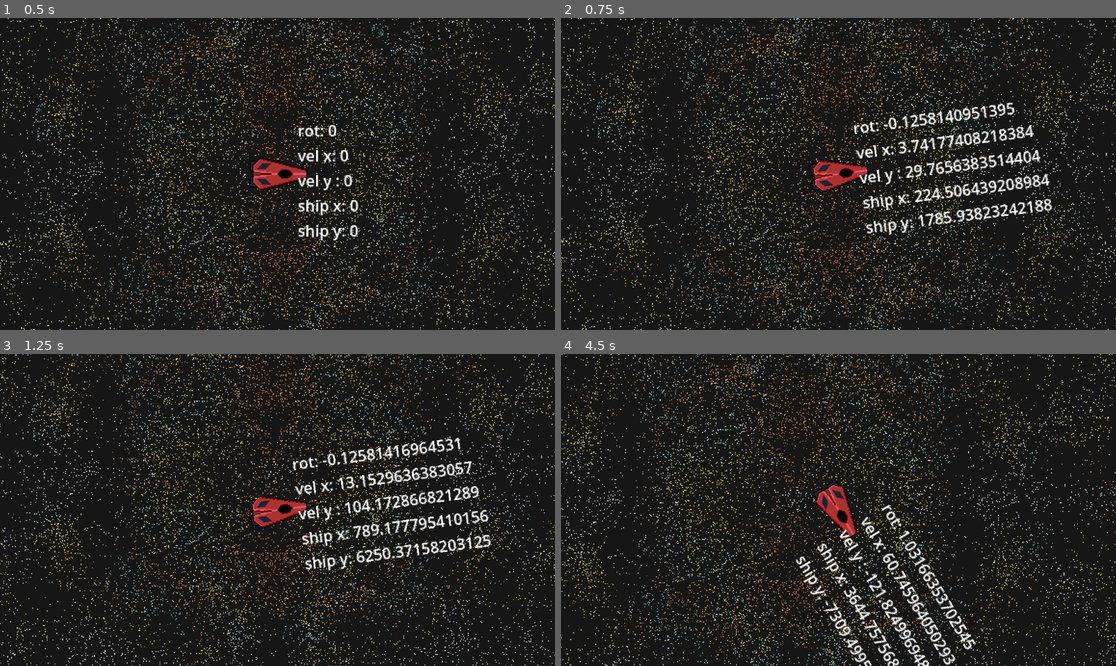
Above: before the commit, frames 1-4 (two rows, left to right).
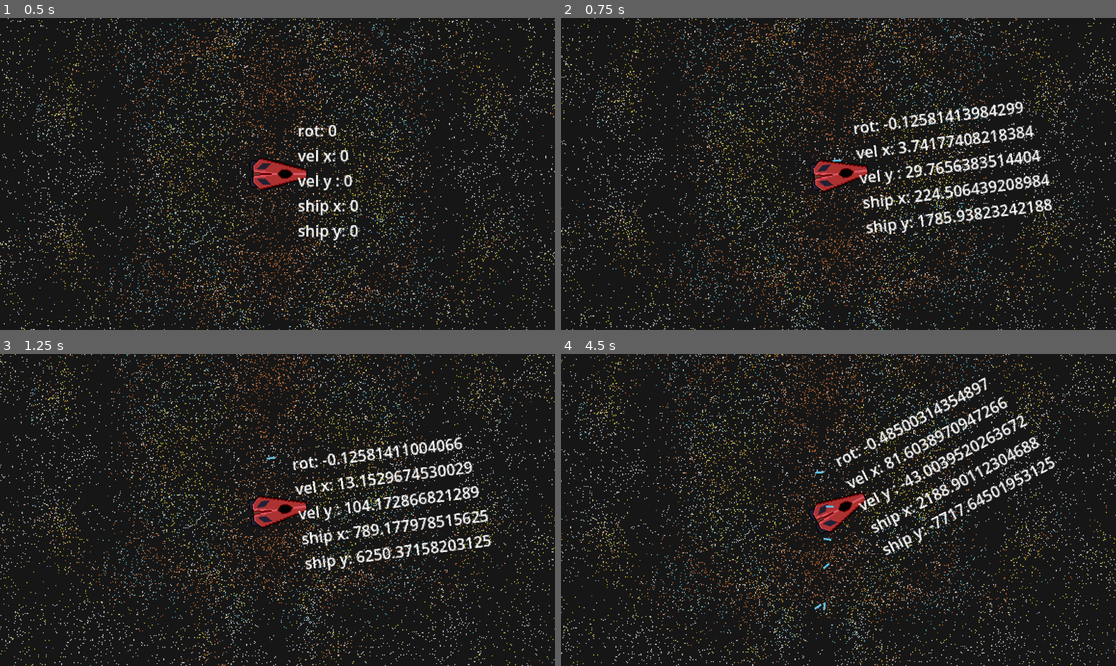
Above: after the commit, the same moments.

Repository: mattporemba/TopDownSpaceHybrid
Game: Godot game, scene res://scenes/sandbox.tscn
Same seed, same stepped clock (60 frames per second), same inputs: the game is played once before the commit and once after it.
Inputs (mouse positions are in pixels of both pictures, inside the frame that each line leads up to):
- Up to frame 1 (0.5 s): no input
- Up to frame 2 (0.75 s): tap Enter at 0.5 s; move the mouse to (960, 158) at 0.52 s; press the mouse at (960, 158) at 0.53 s; hold D (right_strafe) from 0.53 s (still down)
- Up to frame 3 (1.25 s): keep holding D (right_strafe)
- Up to frame 4 (4.5 s): move the mouse to (727, 525) at 1.27 s; release D (right_strafe) at 1.28 s; release the mouse at (727, 525) at 1.28 s; hold S (reverse_thrust) 1.28-2.03 s; click (727, 525) at 1.35 s; move the mouse to (894, 441) at 2.02 s; press the mouse at (894, 441) at 2.03 s; hold D (right_strafe) 2.03-2.78 s; move the mouse to (810, 572) at 2.77 s; release the mouse at (810, 572) at 2.78 s; hold W (forward_thrust) 2.78-3.53 s; click (810, 572) at 2.85 s; move the mouse to (1005, 556) at 3.52 s; press the mouse at (1005, 556) at 3.53 s; hold A (left_strafe) from 3.53 s (still down); move the mouse to (672, 463) at 4.27 s; release the mouse at (672, 463) at 4.28 s; click (672, 463) at 4.35 s

Frame 1 is identical in both runs. In frame 2, 17% of the frame differs, in the area x 0-100%, y 0-100%; in frame 3, 17%; in frame 4, 23%.
Error after the commit: Invalid assignment of property or key 'velocity' with value of type 'Vector2' on a base object of type 'Node2D'. (res://scenes/sandbox.gd:11)

Commit message:
Ship shooting WIP

Diff:
--- a/project.godot
+++ b/project.godot
@@ -42,6 +42,21 @@
 "events": [Object(InputEventKey,"resource_local_to_scene":false,"resource_name":"","device":-1,"window_id":0,"alt_press …(192 unchanged characters)…
 ]
 }
+primary_fire={
+"deadzone": 0.5,
+"events": [Object(InputEventMouseButton,"resource_local_to_scene":false,"resource_name":"","device":-1,"window_id":0,"alt_pressed":false,"shift_pressed":false,"ctrl_pressed":false,"meta_pressed":false,"button_mask":1,"position":Vector2(290, 38),"global_position":Vector2(309, 129),"factor":1.0,"button_index":1,"canceled":false,"pressed":true,"double_click":false,"script":null)
+]
+}
+secondary_fire={
+"deadzone": 0.5,
+"events": [Object(InputEventMouseButton,"resource_local_to_scene":false,"resource_name":"","device":-1,"window_id":0,"alt_pressed":false,"shift_pressed":false,"ctrl_pressed":false,"meta_pressed":false,"button_mask":2,"position":Vector2(521, 20),"global_position":Vector2(540, 111),"factor":1.0,"button_index":2,"canceled":false,"pressed":true,"double_click":false,"script":null)
+]
+}
+tertiary_fire={
+"deadzone": 0.5,
+"events": [Object(InputEventMouseButton,"resource_local_to_scene":false,"resource_name":"","device":-1,"window_id":0,"alt_pressed":false,"shift_pressed":false,"ctrl_pressed":false,"meta_pressed":false,"button_mask":0,"position":Vector2(0, 0),"global_position":Vector2(0, 0),"factor":1.0,"button_index":3,"canceled":false,"pressed":false,"double_click":false,"script":null)
+]
+}
 
 [rendering]
 
--- /dev/null
+++ b/scenes/bullet.tscn
@@ -0,0 +1,17 @@
+[gd_scene load_steps=3 format=3 uid="uid://cd34lq70utp07"]
+
+[ext_resource type="Texture2D" uid="uid://bdsd31htkd0a0" path="res://sprites/plasma_bolt_small.png" id="1_txtjl"]
+
+[sub_resource type="RectangleShape2D" id="RectangleShape2D_w2h00"]
+size = Vector2(8, 2)
+
+[node name="Bullet" type="Node2D"]
+
+[node name="RigidBody2D" type="RigidBody2D" parent="."]
+
+[node name="CollisionShape2D" type="CollisionShape2D" parent="RigidBody2D"]
+shape = SubResource("RectangleShape2D_w2h00")
+
+[node name="Sprite2D" type="Sprite2D" parent="."]
+rotation = 1.5708
+texture = ExtResource("1_txtjl")
--- /dev/null
+++ b/scenes/sandbox.gd
@@ -0,0 +1,11 @@
+extends Node
+
+
+
+
+func _on_ship_shoot(Bullet: Variant, direction: Variant, location: Variant, bullet_velocity: Vector2) -> void:
+	var spawned_bullet = Bullet.instantiate()
+	add_child(spawned_bullet)
+	spawned_bullet.rotation = direction
+	spawned_bullet.position = location
+	spawned_bullet.velocity = bullet_velocity.rotated(direction)
--- a/scenes/sandbox.tscn
+++ b/scenes/sandbox.tscn
@@ -1,9 +1,11 @@
-[gd_scene load_steps=3 format=3 uid="uid://dm12q40wsrt7m"]
+[gd_scene load_steps=4 format=3 uid="uid://dm12q40wsrt7m"]
 
+[ext_resource type="Script" path="res://scenes/sandbox.gd" id="1_11gtv"]
 [ext_resource type="Texture2D" uid="uid://dee1f64dlmjik" path="res://sprites/starmap-rough-Sheet.png" id="1_hduv4"]
 [ext_resource type="PackedScene" uid="uid://bchc03q8y6i02" path="res://scenes/ship.tscn" id="2_6jasb"]
 
 [node name="Sandbox" type="Node"]
+script = ExtResource("1_11gtv")
 
 [node name="Background" type="Sprite2D" parent="."]
 modulate = Color(1, 1, 1, 0.713726)
@@ -13,3 +15,5 @@
 
 [node name="Camera2D" type="Camera2D" parent="Ship"]
 zoom = Vector2(2, 2)
+
+[connection signal="shoot" from="Ship" to="." method="_on_ship_shoot"]
--- a/scripts/ship.gd
+++ b/scripts/ship.gd
@@ -1,5 +1,6 @@
 extends CharacterBody2D
 
+# Movement
 const FORWARD_THRUST = 200.0
 const REVERSE_THRUST = 100.0
 const STRAFE_THRUST = 150.0
@@ -7,6 +8,17 @@
 const YAW_SPEED = 3.5
 var ship_vector = Vector2(0.0, 0.0)
 @onready var label = $Label
+
+# Shooting
+signal shoot(bullet, direction, location, bullet_velocity: Vector2)
+var bullet_speed = 1000.0
+var Bullet = preload("res://scenes/bullet.tscn")
+
+
+func _input(event: InputEvent) -> void:
+	if event.is_action_pressed("primary_fire"):
+		var bullet_velocity = Vector2(velocity.x + bullet_speed, velocity.y)
+		shoot.emit(Bullet, rotation, position, bullet_velocity)
 
 
 func _physics_process(delta):
Binary file changed: asprite/fighter.aseprite
Binary file added: asprite/plasma_bolt_small.aseprite
Binary file added: sprites/plasma_bolt_small.png
Not shown, added: sprites/plasma_bolt_small.png.import
Not shown, changed: .DS_Store
Not shown, changed: asprite/.DS_Store
